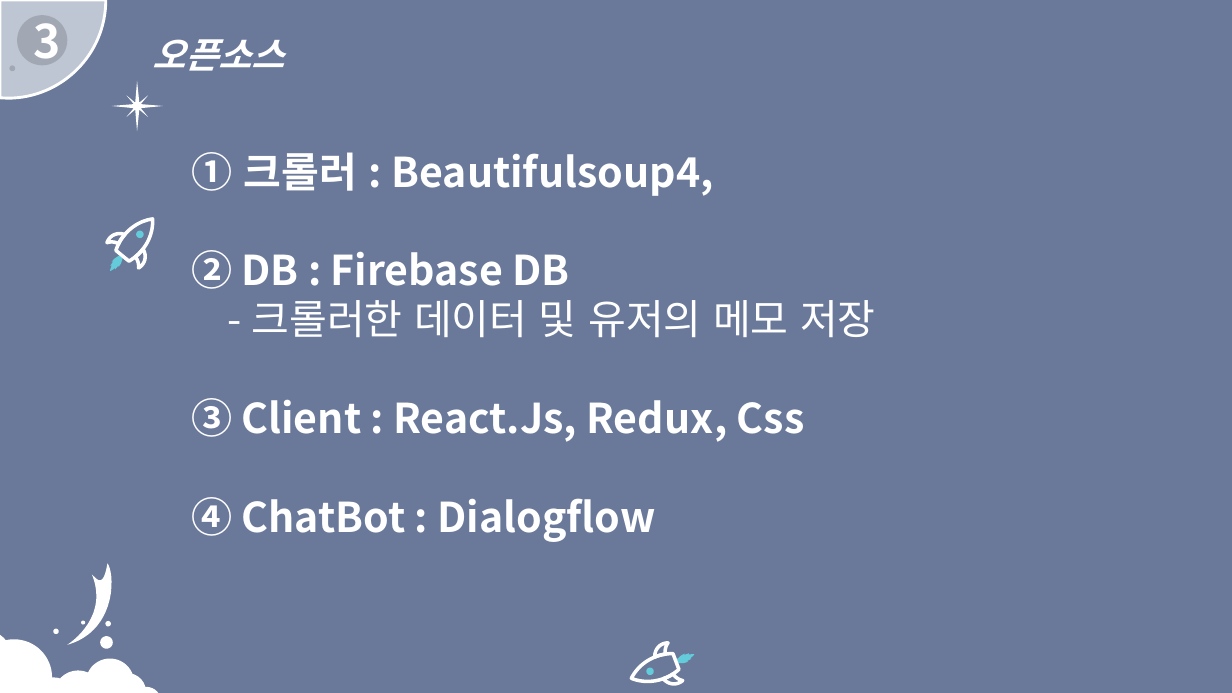
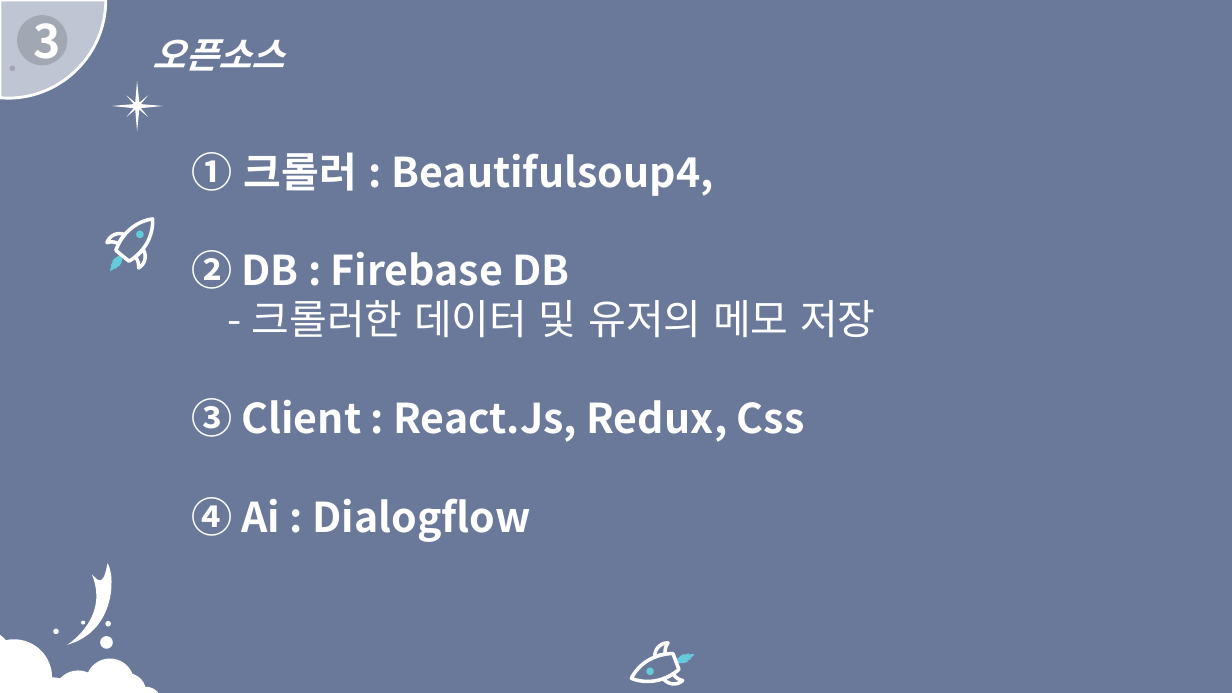
Before and after one commit to bluesky0960/KookMiNi, a slide deck: slide 5 of 오픈소스 최종.pptx. Drawn at 1232x693 pixels with LibreOffice and Linux fonts; fonts in the diff are those of the drawing. Boxes give left, top, right and bottom in pixels: in the first picture for what was removed or moved away, otherwise in the second. Text is boxed around its words. In the diff, an @@ line names an element or a change of style, - is before the commit and + after.

```diff
--- a/오픈소스 최종.pptx
+++ b/오픈소스 최종.pptx
@@ text at (x1=191, y1=497, x2=530, y2=542): text changed @@
-④ ChatBot : Dialogflow
+④ Ai : Dialogflow
```
Also in this commit, not shown: 7 other files.
